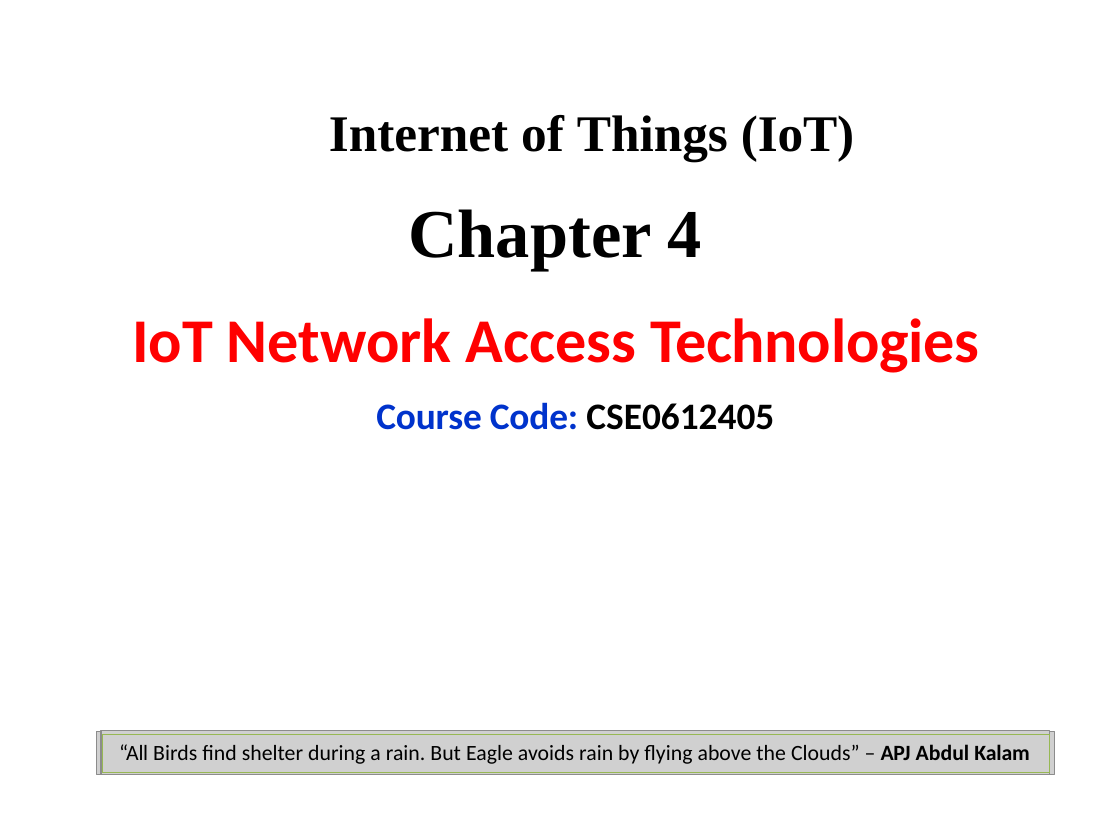
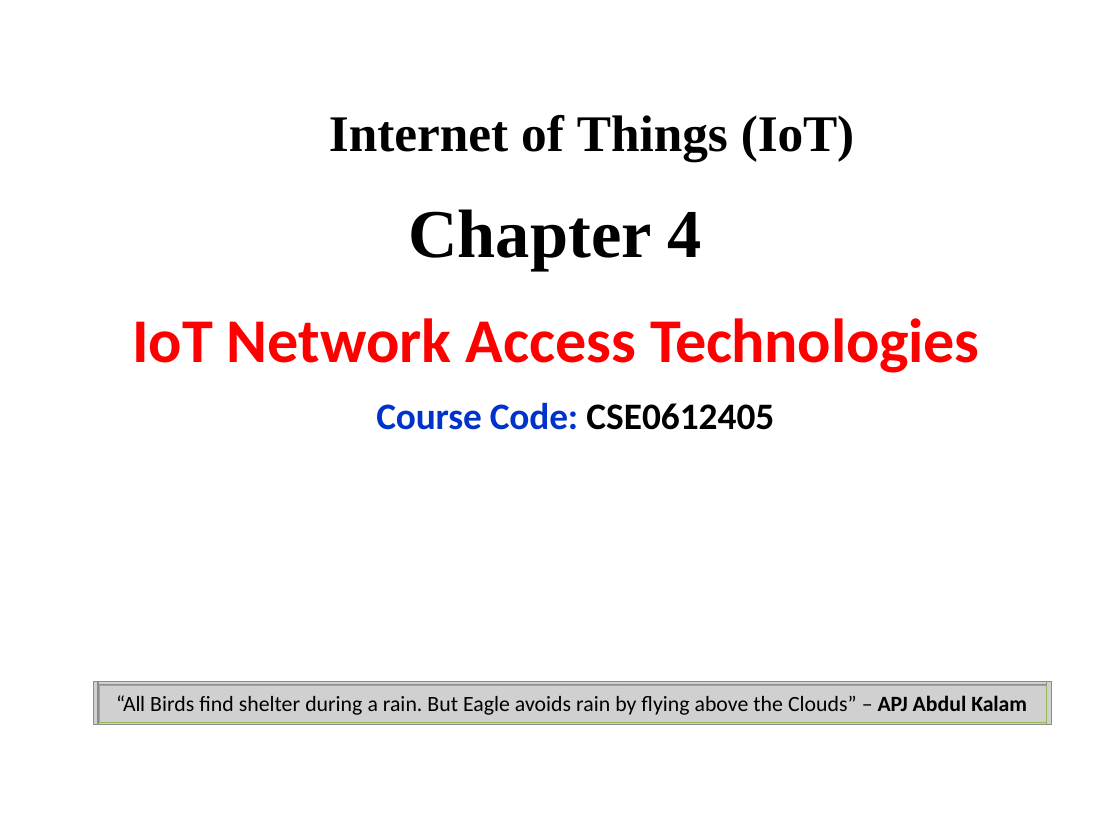
Before and after one commit to najnin26/Internet-of-Things-IoT, a slide deck: slide 1 of Chapter_4_Slide_1_IoT_Net_Access_Technologies.pptx. Drawn at 1120x840 pixels with LibreOffice and Linux fonts; fonts in the diff are those of the drawing; grey boxes stand for pictures. Boxes give left, top, right and bottom in pixels: in the first picture for what was removed or moved away, otherwise in the second. Text is boxed around its words. In the diff, an @@ line names an element or a change of style, - is before the commit and + after.

```diff
--- a/Chapter_4_Slide_1_IoT_Net_Access_Technologies.pptx
+++ b/Chapter_4_Slide_1_IoT_Net_Access_Technologies.pptx
@@ picture: place and size @@
-picture at (96,731,1054,774)
+picture at (93,682,1051,725)
@@ 2 pictures, 1 freeform shape: place and size @@
-2 pictures, 1 freeform shape at (101,731,1049,775)
+2 pictures, 1 freeform shape at (99,681,1047,725)
@@ text "“All Birds find shelter during ...": place and size @@
-text "“All Birds find shelter during ..." at (119,744,1030,764)
+text "“All Birds find shelter during ..." at (116,695,1027,715)
```
Also in this commit, not shown: 9 other slides changed.
